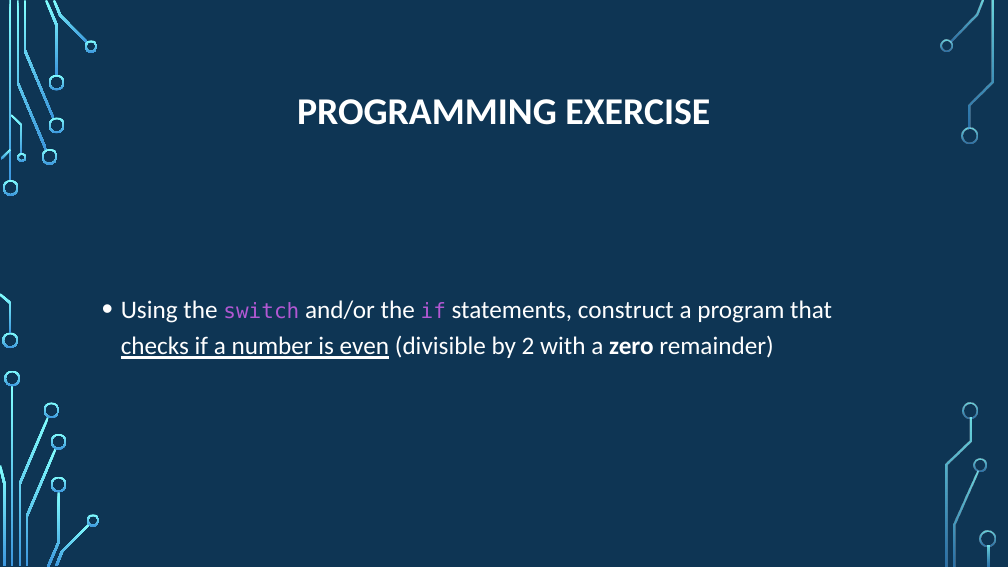
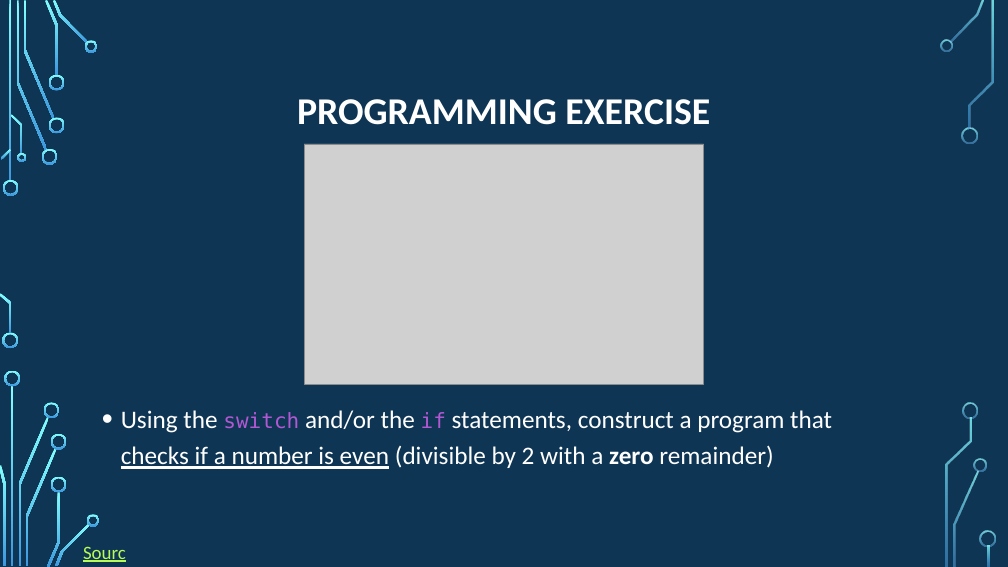
Before and after one commit to psypdt/ZIS_C-_Summer_Course_2019, a slide deck: slide 27 of Day_2/Day_2.pptx. Drawn at 1008x567 pixels with LibreOffice and Linux fonts; fonts in the diff are those of the drawing; grey boxes stand for pictures; background and template pictures are left out. Boxes give left, top, right and bottom in pixels: in the first picture for what was removed or moved away, otherwise in the second. Text is boxed around its words. In the diff, an @@ line names an element or a change of style, - is before the commit and + after.

```diff
--- a/Day_2/Day_2.pptx
+++ b/Day_2/Day_2.pptx
@@ picture added at (x1=304, y1=144, x2=703, y2=384) @@
@@ text "Using the switch and/or the ..." moved from (x1=121, y1=300, x2=832, y2=359) to (x1=121, y1=410, x2=832, y2=469) @@
@@ text added at (x1=76, y1=537, x2=141, y2=567), 18 pt, text #B8FA56, underline @@
+Source
```
Also in this commit, not shown: 10 other slides changed, 1 other file.
